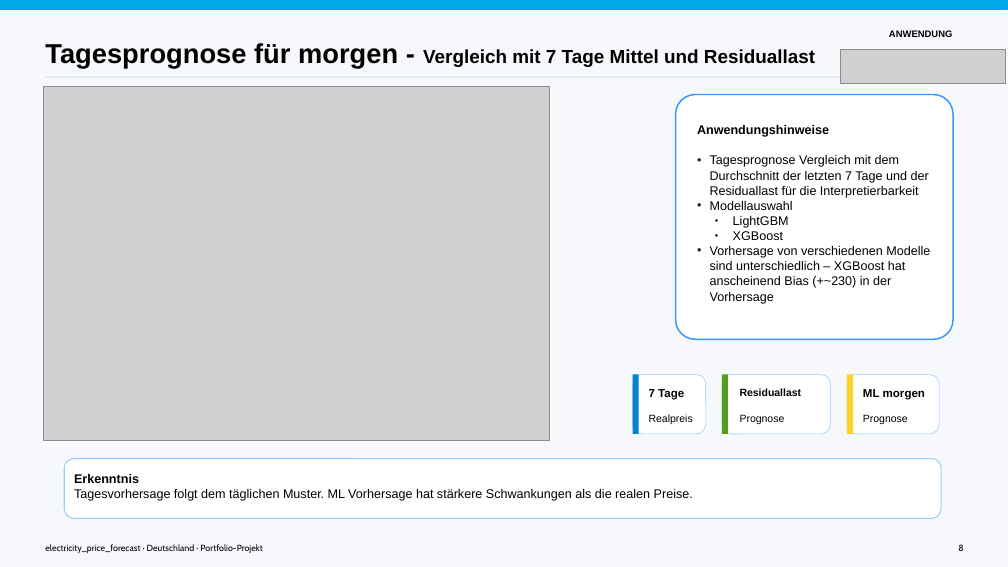
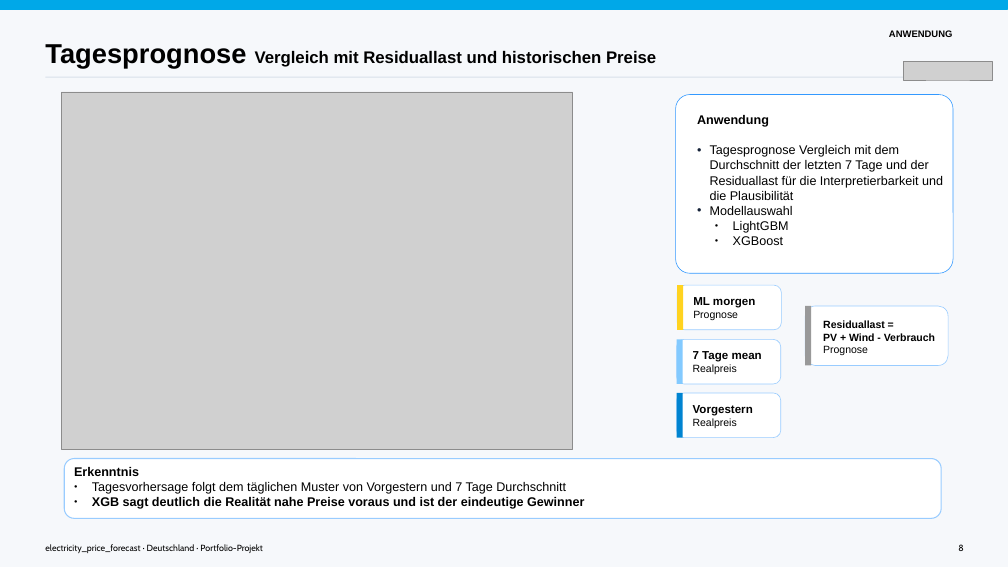
Before and after one commit to SW-oasen/electricity_price_forecast, a slide deck: slide 10 of presentation/orig/Strompreis_Vorhersagen.odp. Drawn at 1008x567 pixels with LibreOffice and Linux fonts; fonts in the diff are those of the drawing; grey boxes stand for pictures. Boxes give left, top, right and bottom in pixels: in the first picture for what was removed or moved away, otherwise in the second. Text is boxed around its words. In the diff, an @@ line names an element or a change of style, - is before the commit and + after.

```diff
--- a/presentation/orig/Strompreis_Vorhersagen.odp
+++ b/presentation/orig/Strompreis_Vorhersagen.odp
@@ text at box(45, 44, 656, 68): text changed; size 18 to 16 pt @@
-Tagesprognose für morgen - Vergleich mit 7 Tage Mittel und Residuallast
+Tagesprognose Vergleich mit Residuallast und historischen Preise
@@ text "Anwendung": place and size @@
-text "Anwendung" at box(697, 125, 930, 304)
+text "Anwendung" at box(697, 115, 943, 245)
@@ picture: place and size @@
-picture at box(841, 50, 1006, 83)
+picture at box(904, 62, 993, 80)
@@ picture: place and size @@
-picture at box(43, 86, 549, 440)
+picture at box(61, 92, 572, 449)
@@ rounded rectangle: place and size @@
-rounded rectangle at box(676, 95, 954, 340)
+rounded rectangle at box(676, 95, 954, 273)
@@ rounded rectangle at box(676, 95, 954, 273): outline #3399FF 1.42 pt to #3399FF 0.57 pt @@
@@ text at box(697, 115, 943, 200): text changed @@
-Anwendungshinweise
-• Tagesprognose Vergleich mit dem Durchschnitt der letzten 7 Tage und der Residuallast für die Interpretierbarkeit
+Anwendung
+• Tagesprognose Vergleich mit dem Durchschnitt der letzten 7 Tage und der Residuallast für die Interpretierbarkeit und die Plausibilität
@@ text at box(710, 246, 930, 304): paragraph removed @@
-• Vorhersage von verschiedenen Modelle sind unterschiedlich – XGBoost hat anscheinend Bias (+~230) in der Vorhersage
@@ rounded rectangle added at box(678, 285, 782, 330), fill #FFFFFF, outline #99CCFF 0.57 pt @@
@@ rectangle added at box(678, 285, 684, 330), fill #FFD320 @@
@@ text "ML morgen" rewrapped from box(863, 389, 925, 424) to box(693, 297, 755, 320) @@
@@ rounded rectangle: place and size @@
-rounded rectangle at box(847, 374, 939, 434)
+rounded rectangle at box(805, 306, 948, 366)
@@ rectangle: place and size @@
-rectangle at box(847, 374, 853, 434)
+rectangle at box(805, 306, 811, 366)
@@ rectangle at box(805, 306, 811, 366): fill #FFD320 to #999999 @@
@@ text at box(823, 320, 935, 341): text changed @@
-Residuallast
+Residuallast =
+PV + Wind - Verbrauch
@@ text "Residuallast =": place and size @@
-text "Residuallast =" at box(740, 388, 802, 424)
+text "Residuallast =" at box(823, 320, 935, 355)
@@ rounded rectangle: place and size @@
-rounded rectangle at box(633, 374, 706, 434)
+rounded rectangle at box(677, 340, 781, 384)
@@ rectangle added at box(677, 340, 683, 384), fill #83CAFF @@
@@ text at box(693, 351, 762, 362): text changed @@
-7 Tage
+7 Tage mean
@@ text "7 Tage mean": place and size @@
-text "7 Tage mean" at box(649, 389, 693, 424)
+text "7 Tage mean" at box(693, 351, 762, 374)
@@ rectangle removed at box(722, 374, 728, 434) @@
@@ rounded rectangle: place and size @@
-rounded rectangle at box(722, 374, 831, 434)
+rounded rectangle at box(677, 393, 781, 438)
@@ rectangle: place and size @@
-rectangle at box(633, 374, 639, 434)
+rectangle at box(677, 393, 683, 438)
@@ text added at box(693, 405, 753, 428), 11 pt, text #000000, bold @@
+Vorgestern
+Realpreis
@@ text at box(92, 482, 584, 509): text changed @@
-Tagesvorhersage folgt dem täglichen Muster. ML Vorhersage hat stärkere Schwankungen als die realen Preise.
+● Tagesvorhersage folgt dem täglichen Muster von Vorgestern und 7 Tage Durchschnitt
+● XGB sagt deutlich die Realität nahe Preise voraus und ist der eindeutige Gewinner
```
Also in this commit, not shown: 10 other slides changed, 1 slide added, 1 slide removed, 13 other files.
